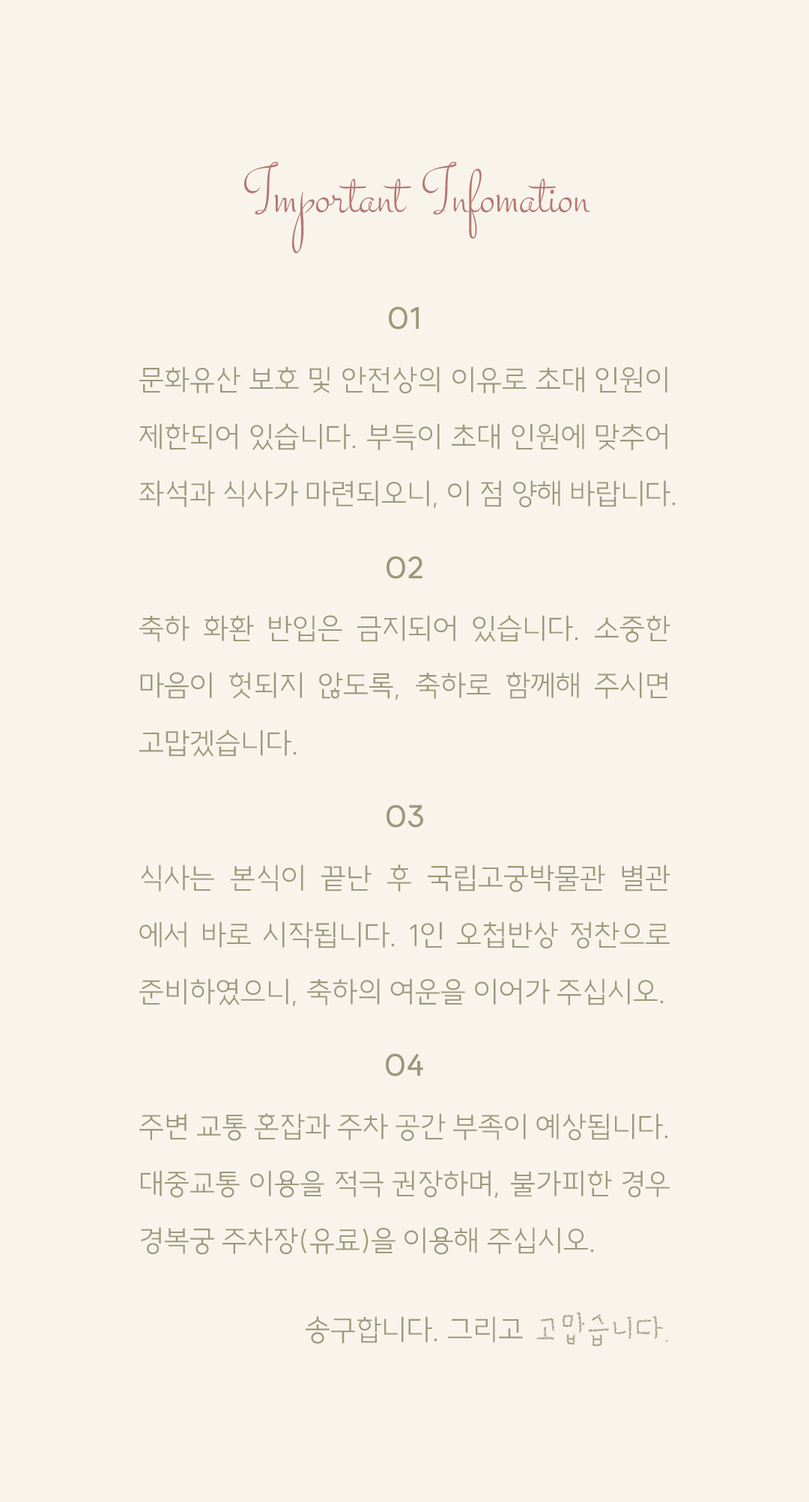
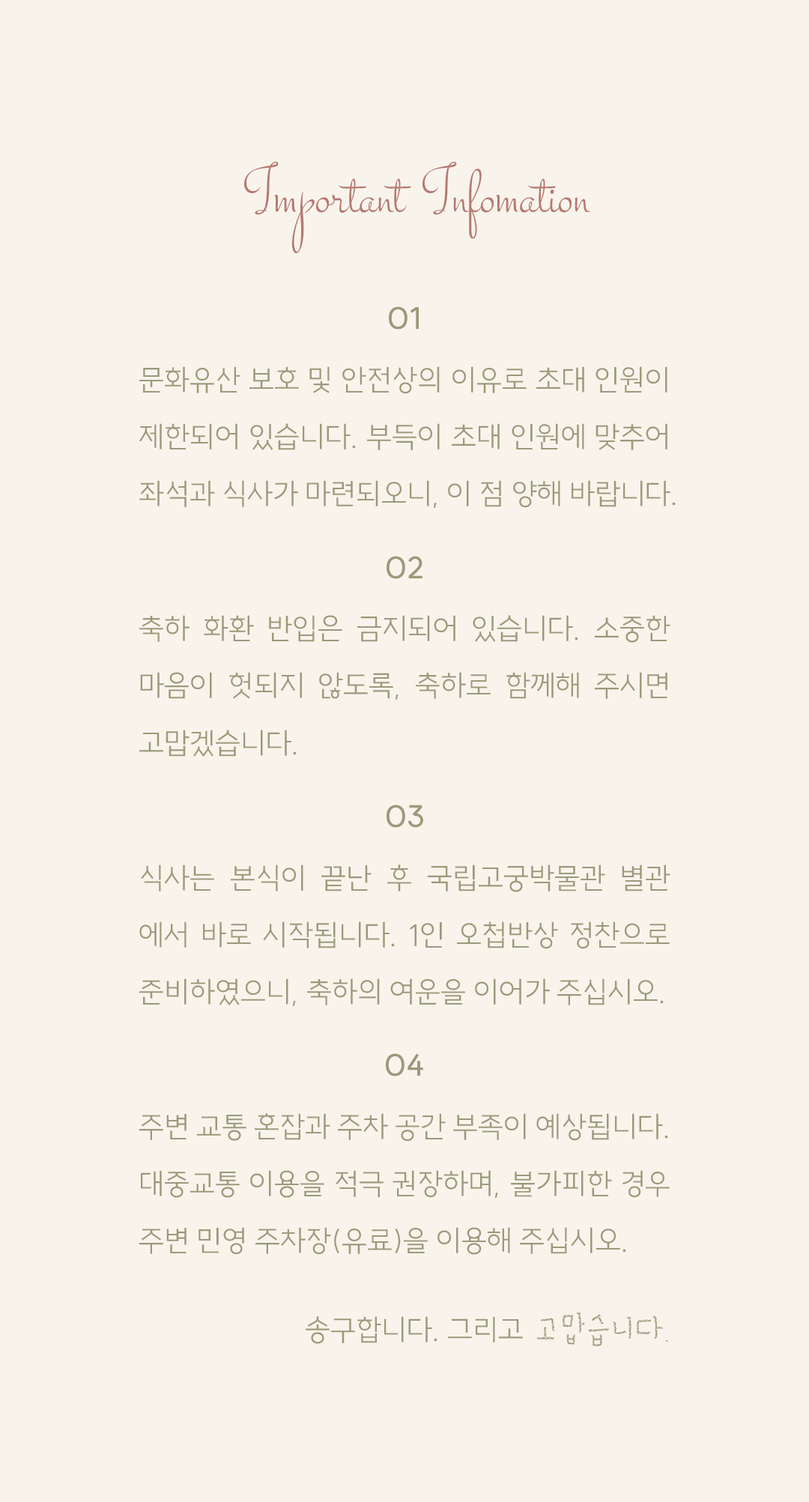
Comparing the layer stacks of the two 809 x 1502 images. Changes:
painted on "01 문화유산 보호 및 안전상의 이유로 초대 인원이 제한되어 있습니다. 부득이 초대 인원에 맞추어 좌석과 식사가" over left=139, top=1227, right=627, bottom=1255
